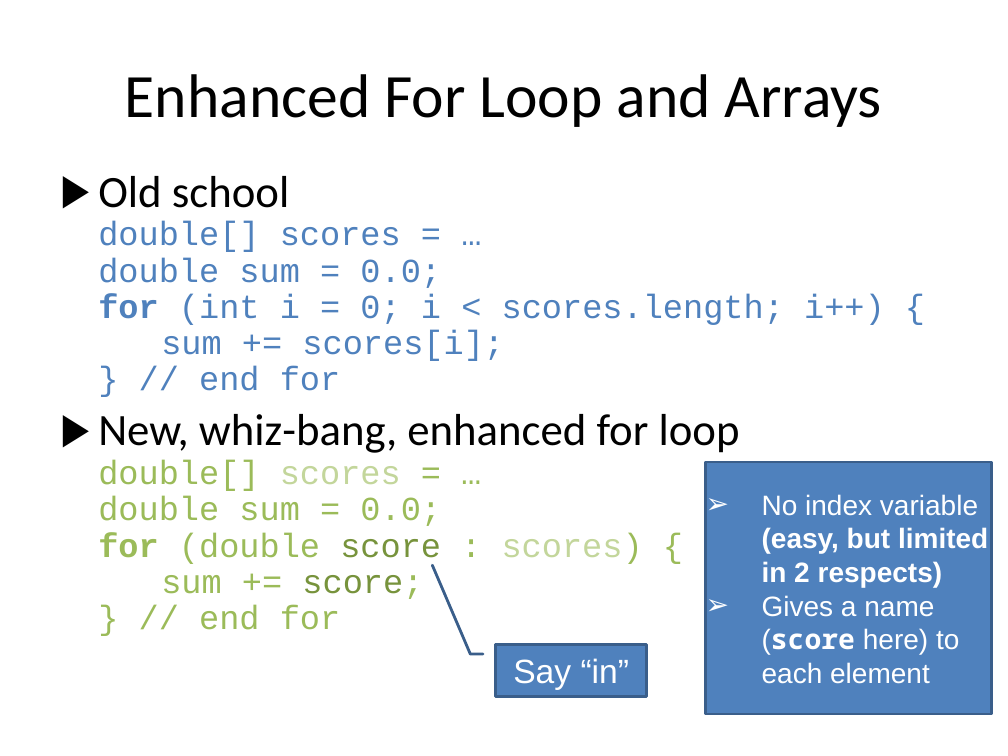
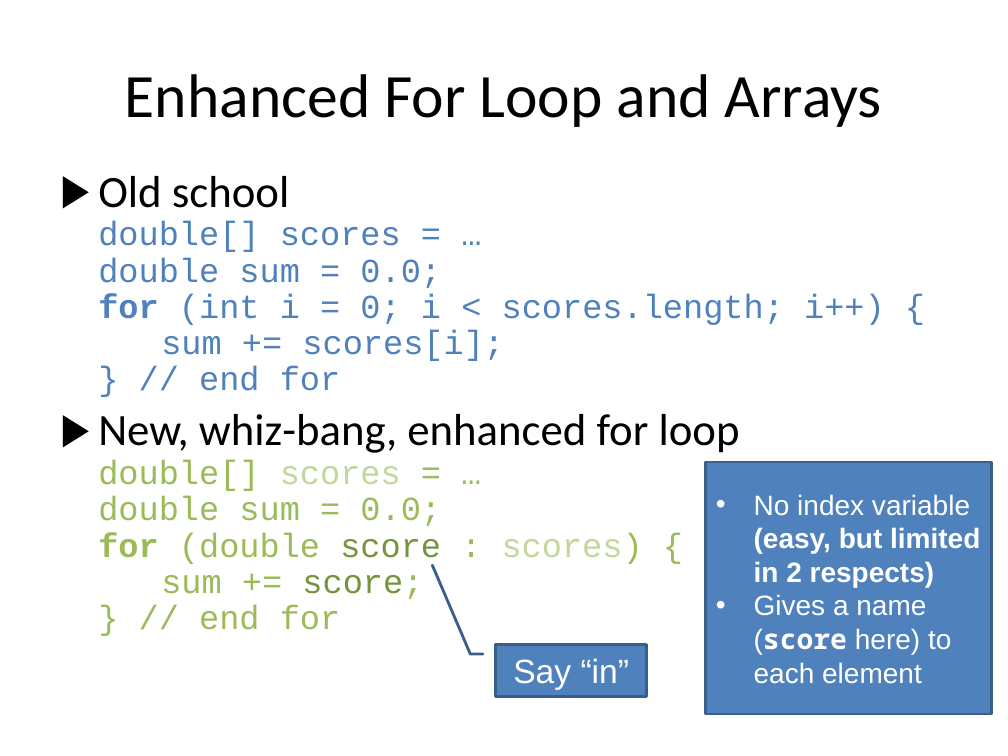
Before and after one commit to RHIT-CSSE/csse220, a slide deck: slide 22 of ClassMaterials/2DArraysAndMaps/Slides/Part1-Help-and-Academic-Integrity.pptx (slide 21 before the commit). Drawn at 1008x756 pixels with LibreOffice and Linux fonts; fonts in the diff are those of the drawing. Boxes give left, top, right and bottom in pixels: in the first picture for what was removed or moved away, otherwise in the second. Text is boxed around its words. In the diff, an @@ line names an element or a change of style, - is before the commit and + after.

```diff
--- a/ClassMaterials/2DArraysAndMaps/Slides/Part1-Help-and-Academic-Integrity.pptx
+++ b/ClassMaterials/2DArraysAndMaps/Slides/Part1-Help-and-Academic-Integrity.pptx
@@ text "No index variable (easy, but ...": place and size @@
-text "No index variable (easy, but ..." at (762, 494, 988, 684)
+text "No index variable (easy, but ..." at (754, 494, 980, 684)
@@ text "No index variable (easy, but ..." at (754, 494, 980, 684): bullet ➢ to • @@
```
Also in this commit, not shown: 3 other slides changed, 1 slide added, 2 other files.
